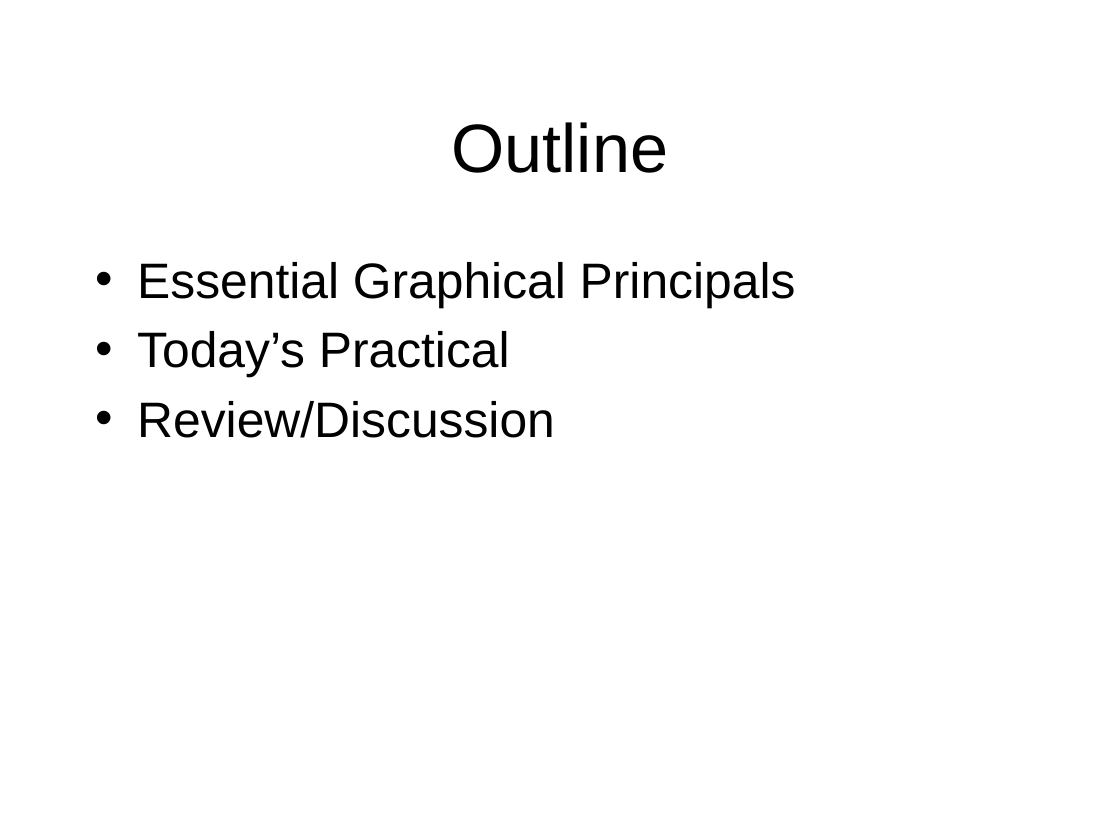
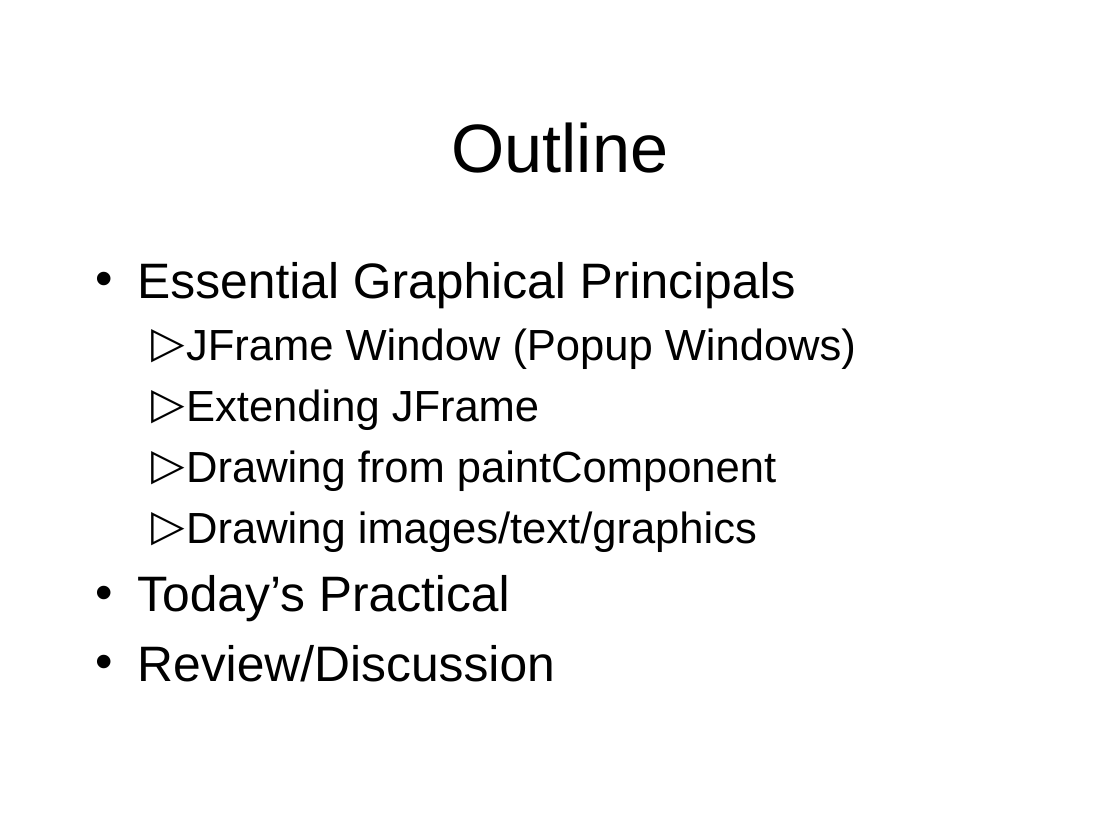
Before and after one commit to octaviordz/zjnu2017.github.io, a slide deck: slide 2 of OOP/lectures/080--Graphics.pptx. Drawn at 1120x840 pixels with LibreOffice and Linux fonts; fonts in the diff are those of the drawing. Boxes give left, top, right and bottom in pixels: in the first picture for what was removed or moved away, otherwise in the second. Text is boxed around its words. In the diff, an @@ line names an element or a change of style, - is before the commit and + after.

Commit message:
Graphics lecture.

```diff
--- a/OOP/lectures/080--Graphics.pptx
+++ b/OOP/lectures/080--Graphics.pptx
@@ text at <box>186,328,856,552</box>: paragraphs added @@
+  ▷ JFrame Window (Popup Windows)
+  ▷ Extending JFrame
+  ▷ Drawing from paintComponent
+  ▷ Drawing images/text/graphics
```
Also in this commit, not shown: 2 other slides changed, 29 slides added, 1 slide removed, 1 other file.
